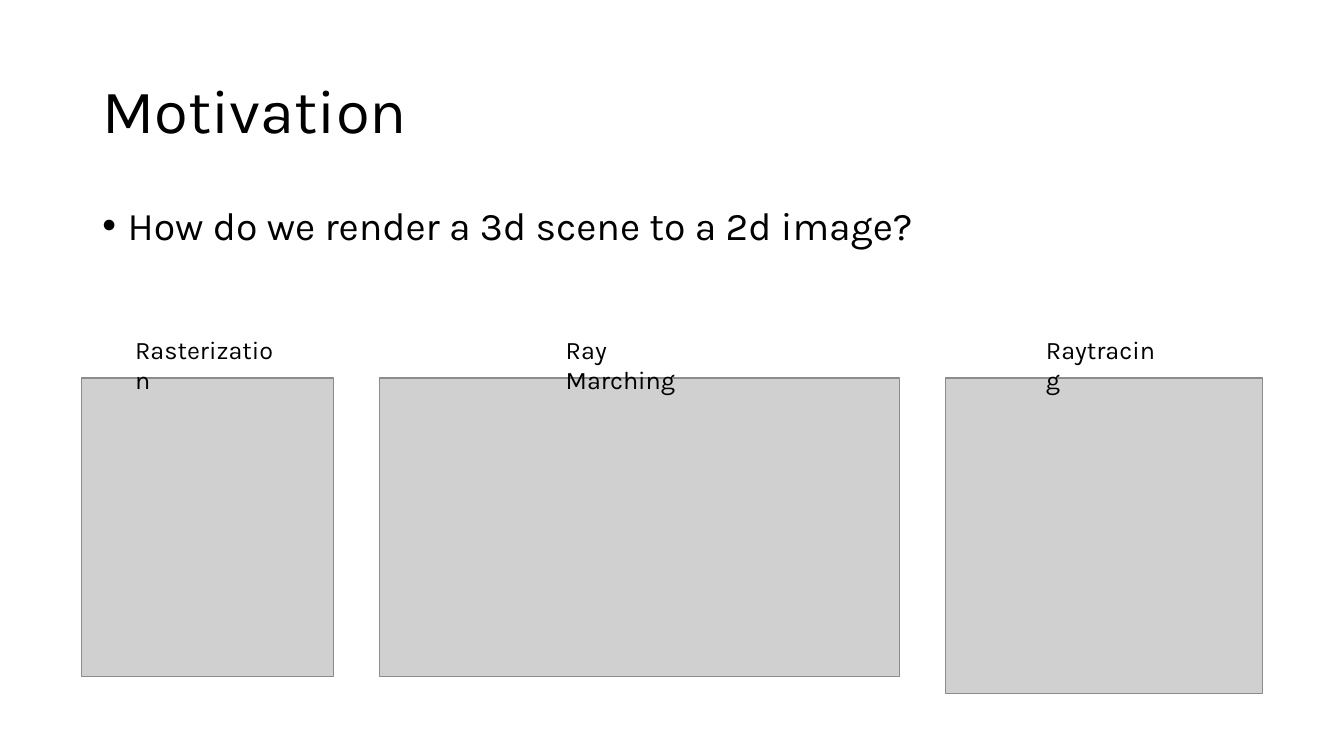
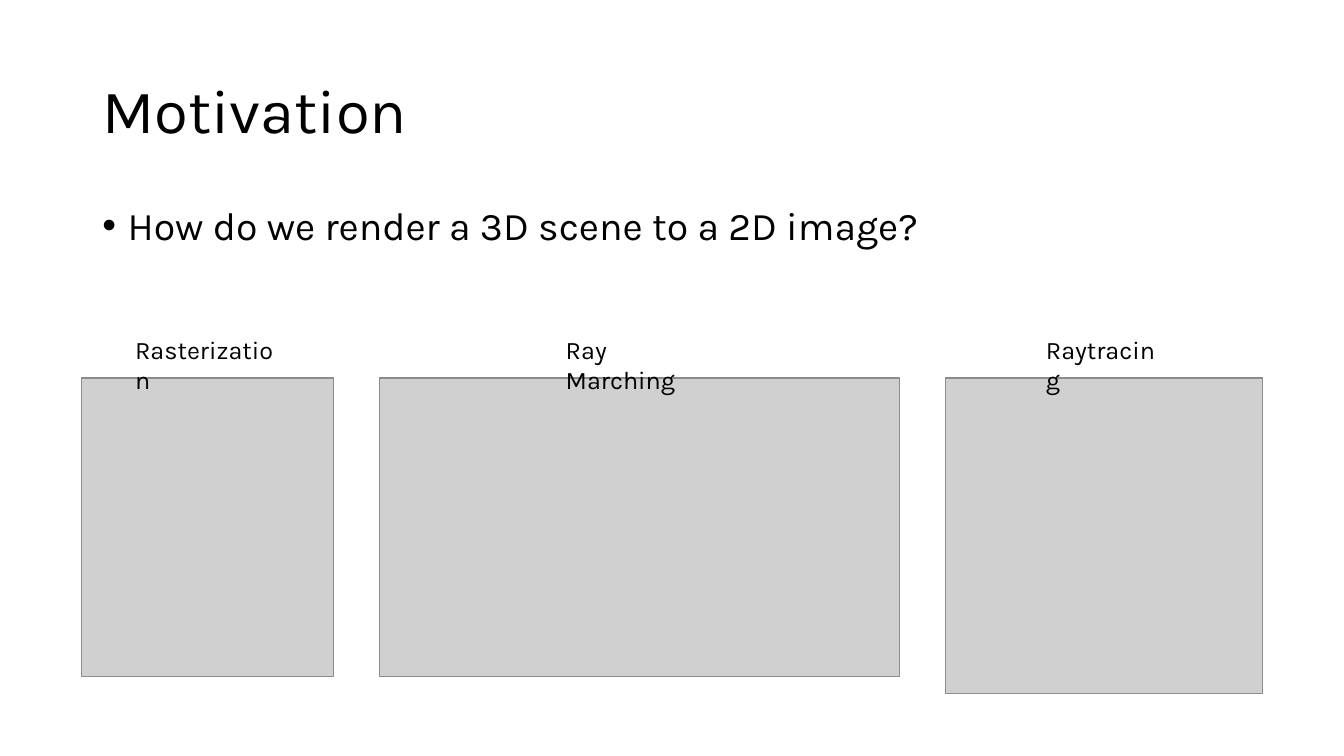
Before and after one commit to Gopher-Graphics/RaytracingWorkshop2026, a slide deck: slide 2 of Raytracing Workshop.pptx. Drawn at 1344x756 pixels with LibreOffice and Linux fonts; fonts in the diff are those of the drawing; grey boxes stand for pictures. Boxes give left, top, right and bottom in pixels: in the first picture for what was removed or moved away, otherwise in the second. Text is boxed around its words. In the diff, an @@ line names an element or a change of style, - is before the commit and + after.

```diff
--- a/Raytracing Workshop.pptx
+++ b/Raytracing Workshop.pptx
@@ text at (128,213,918,250): text changed @@
-• How do we render a 3d scene to a 2d image?
+• How do we render a 3D scene to a 2D image?
```
Also in this commit, not shown: 6 other slides changed, 4 slides added, 1 slide removed, 1 other file.
